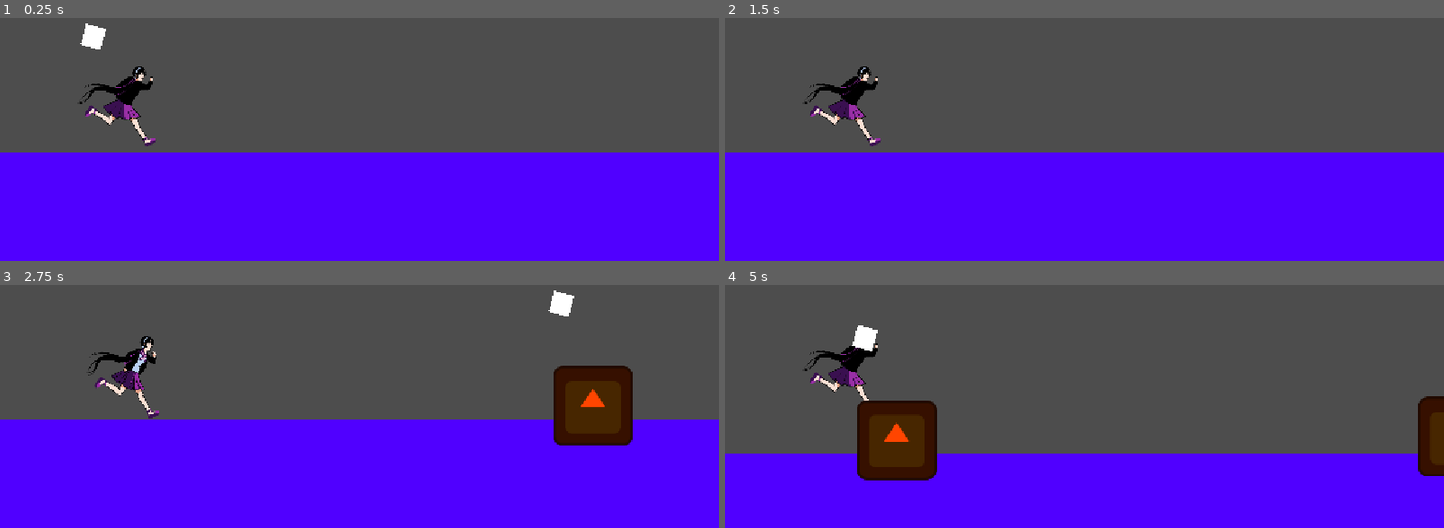
Above: before the commit, frames 1-4 (two rows, left to right).
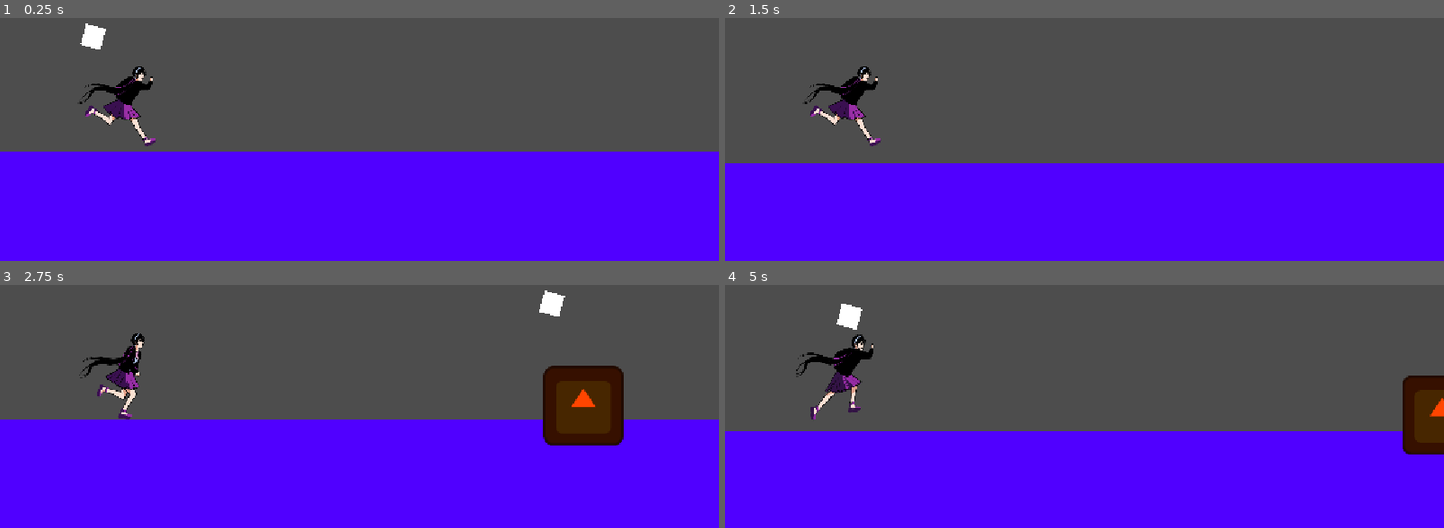
Above: after the commit, the same moments.

Repository: AJMoraes-58/Grupo9-infinite-runner
Game: Godot game, scene res://Cenas/mundo.tscn
Two runs of this game, one before a commit and one after it. Both use one fixed random seed, a clock stepped at 60 frames per second and the inputs below. The engine's default icon, where the game draws it, is replaced by a stand-in: a white triangle on a blue panel in a dark square.
Inputs:
- Up to frame 1 (0.25 s): no input
- Up to frame 2 (1.5 s): hold Up (ui_up) from 0.53 s (still down)
- Up to frame 3 (2.75 s): release Up (ui_up) at 2.03 s; hold Down (ui_down) from 2.03 s (still down); tap Up (ui_up) at 2.1 s
- Up to frame 4 (5 s): release Down (ui_down) at 2.78 s; hold Up (ui_up) 2.78-4.28 s; hold Down (ui_down) from 4.28 s (still down); tap Up (ui_up) at 4.35, 4.52, 4.82 s

The runs differ from the first frame. In frame 1, 0.4% of the frame differs, in the area x 0-100%, y 7-56%; in frame 2, 4.4%; in frame 3, 2.6%; in frame 4, 14%, in the area x 0-100%, y 7-81%.

Commit message:
adiciona a mecanica de aceleracao do jogo conforme o tempo e dimiui a altura do segundo pulo como forma de balanceamento

Diff:
--- a/Cenas/protagonista.tscn
+++ b/Cenas/protagonista.tscn
@@ -83,10 +83,10 @@
 scale = Vector2(0.28107077, 0.294375)
 sprite_frames = SubResource("SpriteFrames_2mgbb")
 animation = &"corrida"
-frame_progress = 0.20152801
+frame_progress = 0.79526407
 
 [node name="CollisionShape2D" type="CollisionShape2D" parent="." unique_id=1375991720]
-position = Vector2(73, 79)
+position = Vector2(65, 79)
 shape = SubResource("CapsuleShape2D_4dfmo")
 
 [node name="Camera2D" type="Camera2D" parent="." unique_id=728148421]
--- a/Scripts/protagonista.gd
+++ b/Scripts/protagonista.gd
@@ -4,11 +4,14 @@
 #var para vaiaveis; const para constantes
 #valor do pulo tem que ser negativo porque y=0 eh o topo da tela
 
-const VELOCIDADE_DA_CORRIDA: float = 300.0
-const VELOCIDADE_DO_PULO: float = -450.0
+const VELOCIDADE_DO_PRIMEIRO_PULO: float = -475.0
+const VELOCIDADE_DO_SEGUNDO_PULO: float = -370.0
 const MAXIMO_DE_PULOS: int = 2
-const ACELERADOR_DE_QUEDA: float = 2.0
+const VELOCIDADE_MAXIMA_DA_CORRIDA: float = 900.0
+const ACELERADOR_DE_QUEDA: float = 2.7
+const TAXA_DE_ACELERACAO_CORRIDA: float = 4.0
 
+var velocidadeDaCorrida: float = 300.0
 var gravidade = ProjectSettings.get_setting("physics/2d/default_gravity") #valor padrao do godot
 var quantidadeDePulos: int = 0
 
@@ -24,11 +27,15 @@
 	#ui_up eh a seta pra cima
 	if Input.is_action_just_pressed("ui_up") and quantidadeDePulos < MAXIMO_DE_PULOS:
 		if is_on_floor():
-			velocity.y = VELOCIDADE_DO_PULO
+			velocity.y = VELOCIDADE_DO_PRIMEIRO_PULO
 			quantidadeDePulos += 1
 
 		elif quantidadeDePulos < MAXIMO_DE_PULOS:
-			velocity.y = VELOCIDADE_DO_PULO
+			if quantidadeDePulos > 0:
+				velocity.y = VELOCIDADE_DO_SEGUNDO_PULO
+			else:
+				velocity.y = VELOCIDADE_DO_PRIMEIRO_PULO
+
 			quantidadeDePulos += 1
 			animacao.stop()
 			animacao.play("pulo")
@@ -39,5 +46,8 @@
 	elif animacao.animation != "pulo":
 		animacao.play("pulo")
 
-	velocity.x = VELOCIDADE_DA_CORRIDA
+	if velocidadeDaCorrida < VELOCIDADE_MAXIMA_DA_CORRIDA:
+		velocidadeDaCorrida += TAXA_DE_ACELERACAO_CORRIDA * delta
+
+	velocity.x = velocidadeDaCorrida
 	move_and_slide()
